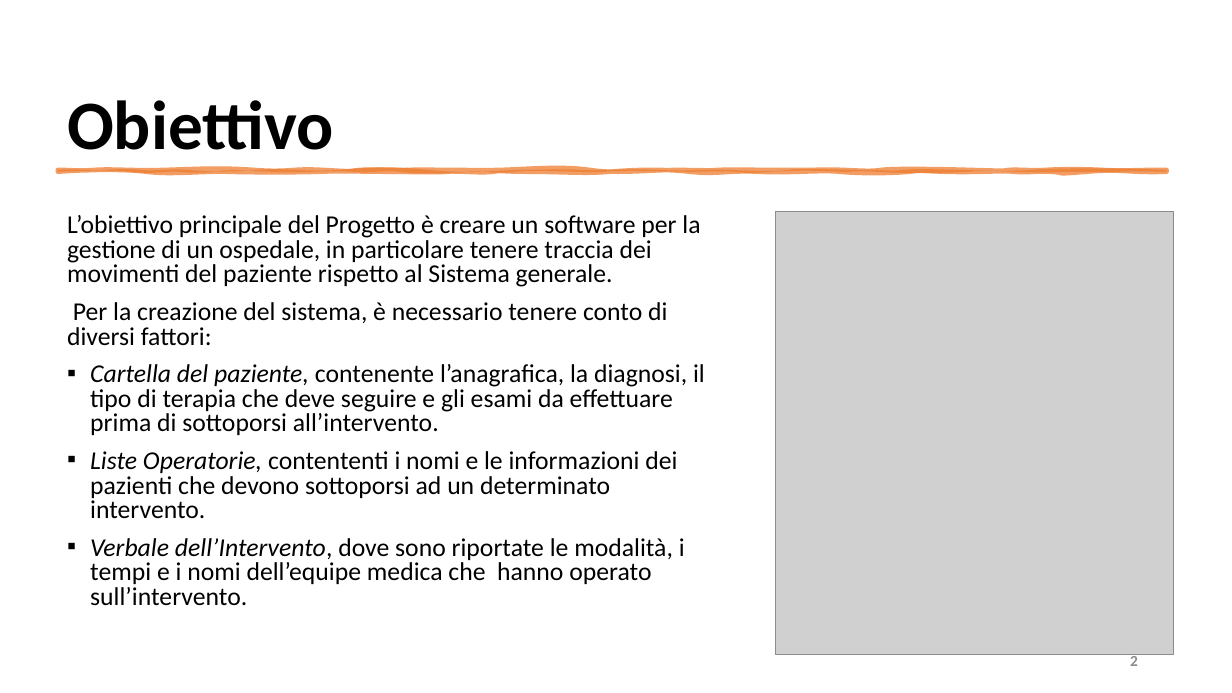
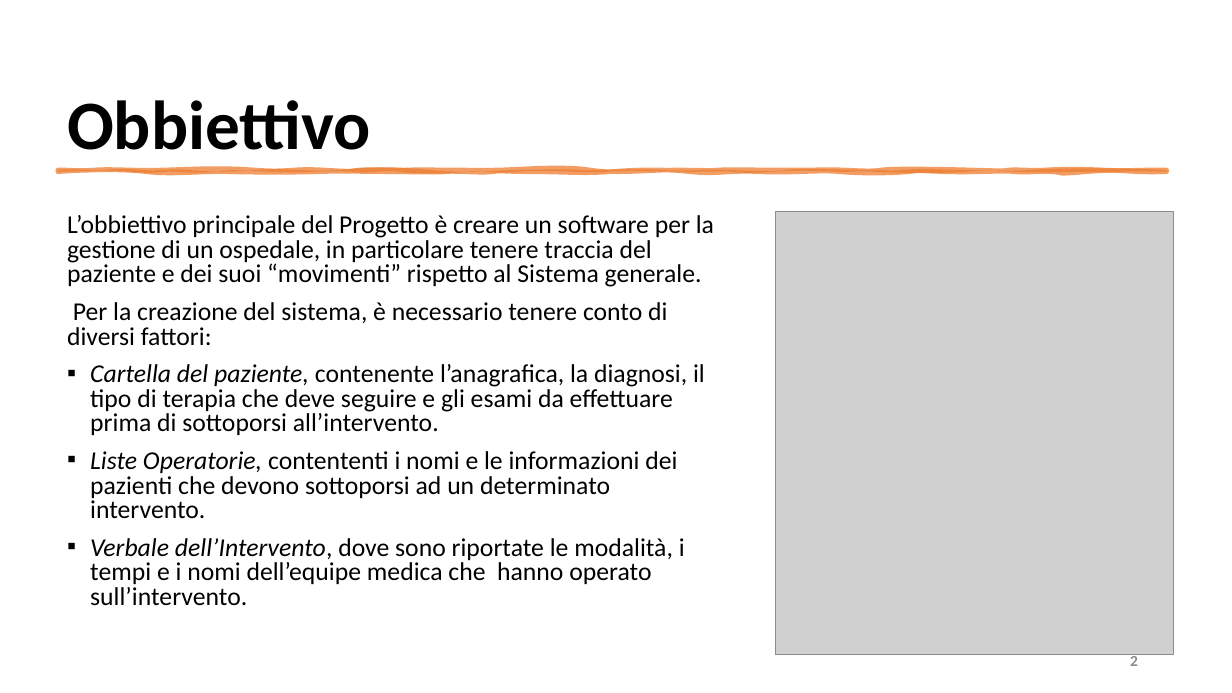
Before and after one commit to mangilimatteo/Progetto_Ingegneria_Software_Cattaneo_Mangili_Saini, a slide deck: slide 2 of Presentazione_Progetto.pptx. Drawn at 1232x693 pixels with LibreOffice and Linux fonts; fonts in the diff are those of the drawing; grey boxes stand for pictures. Boxes give left, top, right and bottom in pixels: in the first picture for what was removed or moved away, otherwise in the second. Text is boxed around its words. In the diff, an @@ line names an element or a change of style, - is before the commit and + after.

Commit message:
Update Presentazione progetto

```diff
--- a/Presentazione_Progetto.pptx
+++ b/Presentazione_Progetto.pptx
@@ title at (x1=67, y1=100, x2=371, y2=150): text changed @@
-Obiettivo
+Obbiettivo
@@ text at (x1=67, y1=215, x2=714, y2=287): text changed @@
-L’obiettivo principale del Progetto è creare un software per la gestione di un ospedale, in particolare tenere traccia dei movimenti del paziente rispetto al Sistema generale.
+L’obbiettivo principale del Progetto è creare un software per la gestione di un ospedale, in particolare tenere traccia del paziente e dei suoi “movimenti” rispetto al Sistema generale.
```
Also in this commit, not shown: 3 other slides changed.
